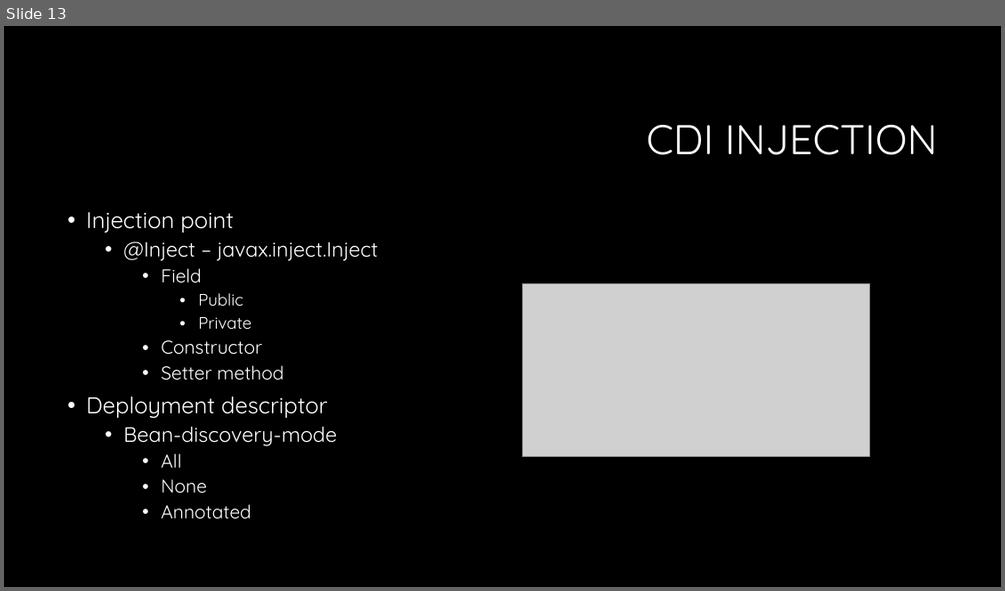
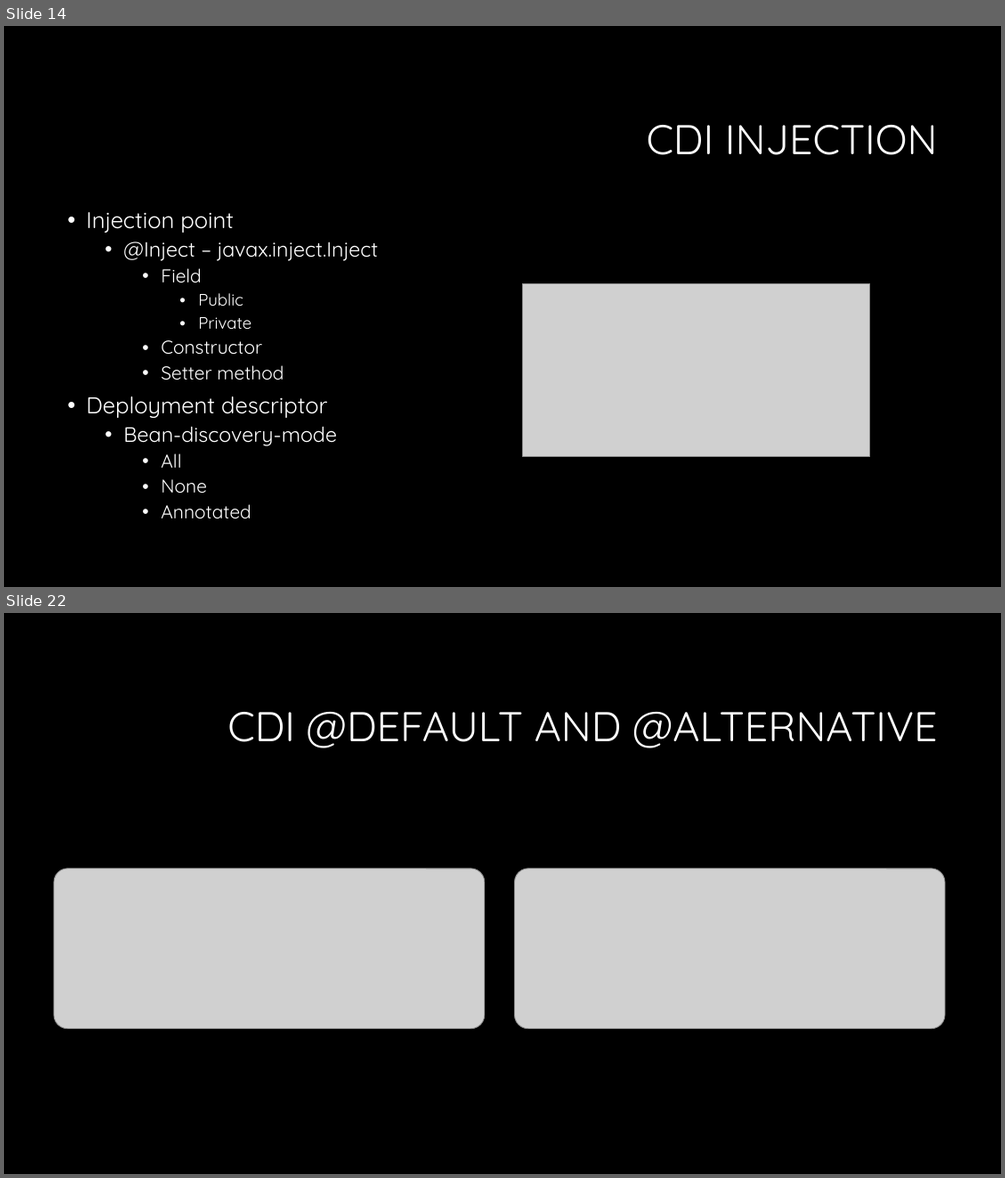
Before and after one commit to Crypto93/CDI_overview, a slide deck: CDI_overview_presentation.pptx. Shown one above the other, each under a label of ours: slide 13 before the commit, slides 14 and 22 after it; the slides between them are not shown. The pictures are 1005x591 and 1005x1178 pixels, drawn with LibreOffice and Linux fonts; fonts in the diff are those of the drawing; grey boxes stand for pictures; background and template pictures are left out. Boxes give left, top, right and bottom in pixels: in the first picture for what was removed or moved away, otherwise in the second. Text is boxed around its words. In the diff, an @@ line names an element or a change of style, - is before the commit and + after.

```diff
--- a/CDI_overview_presentation.pptx
+++ b/CDI_overview_presentation.pptx
@@ slide 22 added at (4, 613, 1001, 1174), background #000000 @@
@@ title added at (227, 712, 938, 748), 40 pt, text #FFFFFF @@
+CDI @DEFAULT AND @ALTERNATIVE
@@ picture added at (54, 868, 485, 1028) @@
@@ picture added at (515, 868, 946, 1028) @@
@@ what was slide 13 is now slide 14 @@
```
Also in this commit, not shown: 1 slide changed, 27 other slides added.
